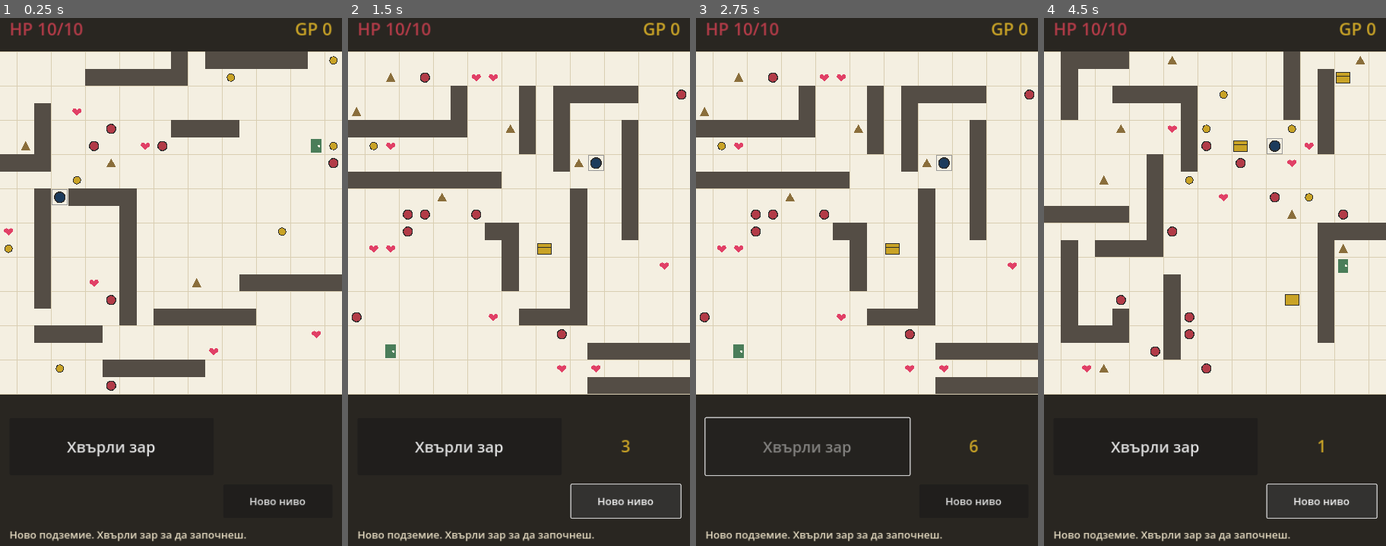
Above: before the commit, frames 1-4 (left to right).
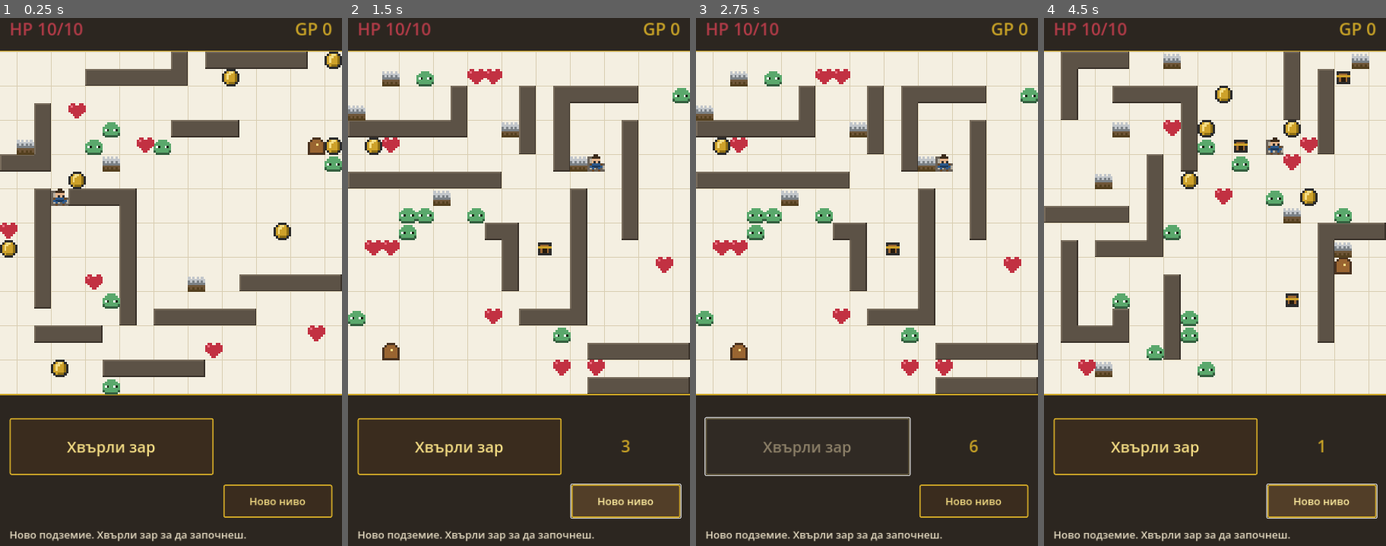
Above: after the commit, the same moments.

Repository: ViliyanSG/paper-dungeon
Game: Godot game, scene res://Main.tscn
The game is run twice, just before and just after one commit, with the same random seed, the same clock (stepped at 60 frames per second) and the same inputs.
Inputs:
- Up to frame 1 (0.25 s): no input
- Up to frame 2 (1.5 s): click "Хвърли зар" at 0.5 s; click "Ново ниво" at 1.25 s
- Up to frame 3 (2.75 s): click "Хвърли зар" at 2 s
- Up to frame 4 (4.5 s): click "Ново ниво" at 2.75 s; click "Хвърли зар" at 3.5 s; click "Ново ниво" at 4.25 s

The runs differ from the first frame. In frame 1, 14% of the frame differs, in the area x 0-100%, y 6-95%; in frame 2, 14%; in frame 3, 7.8%; in frame 4, 15%.

Commit message:
Pixel/fantasy art pass: pixel sprites for all entities + hero/door/stairs, beveled stone walls, framed panels with gold trim, styled buttons
Co-Authored-By: Claude Opus 4.8 <noreply@anthropic.com>

Diff:
--- a/main.gd
+++ b/main.gd
@@ -24,8 +24,33 @@
 const C_BLUE := Color(0.11, 0.23, 0.36)
 const C_GRAY := Color(0.6, 0.6, 0.6)
 const C_TEXT := Color(0.90, 0.86, 0.76)
-const C_WALL := Color(0.33, 0.30, 0.27)
-const C_HEART := Color(0.88, 0.25, 0.40)
+const C_WALL := Color(0.361, 0.322, 0.275)
+const C_WALL_HI := Color(0.471, 0.424, 0.361)
+const C_WALL_LO := Color(0.227, 0.196, 0.165)
+const C_PANEL := Color(0.172, 0.149, 0.125)
+
+# ---- Pixel sprites (8x8 maps + palette) ----
+const SPRITES := {
+	"enemy": ["........", "..GGGG..", ".GGGGGG.", "GGGGGGGG", "GWBGGWBG", "GGGGGGGG", "EGGGGGGE", ".EEEEEE."],
+	"trap": ["........", "m.m.m.m.", "mmmmmmmm", "MmMmMmMm", "MMMMMMMM", "oooooooo", "OoOoOoOo", "OOOOOOOO"],
+	"coin": ["..KKKK..", ".KgyygK.", "KgyyggsK", "KgygggsK", "KgygggsK", "KgggggsK", ".KgsssK.", "..KKKK.."],
+	"heart": [".rr..rr.", "rprrrrrr", "rrrrrrrr", "rrrrrrrr", ".rrrrrr.", "..rrrr..", "...rr...", "........"],
+	"chest": ["........", ".KKKKKK.", ".KwwwwK.", ".gggggg.", ".KwllwK.", ".KwllwK.", ".KKKKKK.", "........"],
+	"player": ["...dd...", "..dddd..", "..ffff..", "..fKfK..", ".buuuub.", ".uUUUUu.", "..u..u..", "..b..b.."],
+	"door": ["..DDDD..", ".DwwwwD.", "DwwwwwwD", "DwwwywwD", "DwwwwwwD", "DwwwwwwD", "DwwwwwwD", "DDDDDDDD"],
+	"stairs": ["........", "QQ......", "QqQQ....", "QqQqQQ..", "QqQqQqQQ", "QqQqQqQq", "QqQqQqQq", "QQQQQQQQ"],
+}
+var SPRITE_PAL := {
+	"K": Color8(43, 43, 43), "g": Color8(205, 161, 42), "y": Color8(244, 221, 132),
+	"s": Color8(143, 111, 20), "r": Color8(194, 49, 66), "p": Color8(236, 111, 128),
+	"G": Color8(90, 168, 108), "E": Color8(53, 96, 64), "B": Color8(22, 33, 15),
+	"W": Color8(255, 255, 255), "n": Color8(233, 227, 209), "m": Color8(194, 198, 202),
+	"M": Color8(123, 129, 134), "o": Color8(111, 86, 56), "O": Color8(84, 64, 31),
+	"w": Color8(154, 101, 49), "l": Color8(36, 26, 14), "d": Color8(58, 42, 26),
+	"f": Color8(227, 180, 140), "u": Color8(46, 90, 140), "U": Color8(29, 58, 92),
+	"b": Color8(107, 74, 42), "D": Color8(74, 51, 32), "q": Color8(184, 176, 160),
+	"Q": Color8(106, 98, 88),
+}
 
 # ---- Game state ----
 var player := {}
@@ -108,8 +133,31 @@
 	b.position = pos
 	b.size = sz
 	b.add_theme_font_size_override("font_size", 32)
+	_style_button(b)
 	parent.add_child(b)
 	return b
+
+
+func _style_button(b: Button) -> void:
+	var sb := StyleBoxFlat.new()
+	sb.bg_color = Color8(58, 44, 30)
+	sb.set_border_width_all(3)
+	sb.border_color = Color8(201, 162, 39)
+	sb.set_corner_radius_all(4)
+	var hover: StyleBoxFlat = sb.duplicate()
+	hover.bg_color = Color8(82, 62, 40)
+	var press: StyleBoxFlat = sb.duplicate()
+	press.bg_color = Color8(40, 30, 20)
+	var dis: StyleBoxFlat = sb.duplicate()
+	dis.bg_color = Color8(48, 42, 36)
+	dis.border_color = Color8(96, 86, 60)
+	b.add_theme_stylebox_override("normal", sb)
+	b.add_theme_stylebox_override("hover", hover)
+	b.add_theme_stylebox_override("pressed", press)
+	b.add_theme_stylebox_override("disabled", dis)
+	b.add_theme_color_override("font_color", Color8(244, 221, 132))
+	b.add_theme_color_override("font_hover_color", Color8(255, 238, 160))
+	b.add_theme_color_override("font_disabled_color", Color8(140, 128, 104))
 
 
 # =====================================================================
@@ -544,19 +592,58 @@
 	return Vector2(c.x * TILE + TILE / 2.0, GRID_TOP + c.y * TILE + TILE / 2.0)
 
 
+func _draw_sprite(sprite_name: String, ctr: Vector2) -> void:
+	var map: Array = SPRITES[sprite_name]
+	var rows := map.size()
+	var cols: int = map[0].length()
+	var px := TILE / float(cols)
+	var ox := ctr.x - cols * px / 2.0
+	var oy := ctr.y - rows * px / 2.0
+	for y in rows:
+		var row: String = map[y]
+		for x in cols:
+			var ch := row[x]
+			if SPRITE_PAL.has(ch):
+				draw_rect(Rect2(ox + x * px, oy + y * px, px + 0.7, px + 0.7), SPRITE_PAL[ch], true)
+
+
 func _draw() -> void:
-	# paper background of the play field
+	var grid_bottom := GRID_TOP + ROWS * TILE
+
+	# framing panels (top + bottom) with gold trim
+	draw_rect(Rect2(0, 0, COLS * TILE, GRID_TOP), C_PANEL, true)
+	draw_rect(Rect2(0, grid_bottom, COLS * TILE, 460), C_PANEL, true)
+
+	# parchment play field
 	draw_rect(Rect2(0, GRID_TOP, COLS * TILE, ROWS * TILE), C_PAPER, true)
 
 	# grid lines
 	for i in range(COLS + 1):
-		draw_line(Vector2(i * TILE, GRID_TOP), Vector2(i * TILE, GRID_TOP + ROWS * TILE), C_LINE, 1.0)
+		draw_line(Vector2(i * TILE, GRID_TOP), Vector2(i * TILE, grid_bottom), C_LINE, 1.0)
 	for j in range(ROWS + 1):
 		draw_line(Vector2(0, GRID_TOP + j * TILE), Vector2(COLS * TILE, GRID_TOP + j * TILE), C_LINE, 1.0)
 
-	# walls (solid blocks — fill whole cell so adjacent walls merge seamlessly)
+	# gold trim around the field
+	draw_rect(Rect2(0, GRID_TOP - 3, COLS * TILE, 3), C_GOLD, true)
+	draw_rect(Rect2(0, grid_bottom, COLS * TILE, 3), C_GOLD, true)
+
+	# walls — stone blocks, beveled only on the outer edge of each wall mass
 	for w in walls:
-		draw_rect(Rect2(w.x * TILE, GRID_TOP + w.y * TILE, TILE, TILE), C_WALL, true)
+		var wx: float = w.x * TILE
+		var wy: float = GRID_TOP + w.y * TILE
+		draw_rect(Rect2(wx, wy, TILE, TILE), C_WALL, true)
+		if not is_wall(w + Vector2i(0, -1)):
+			draw_rect(Rect2(wx, wy, TILE, 3), C_WALL_HI, true)
+		if not is_wall(w + Vector2i(-1, 0)):
+			draw_rect(Rect2(wx, wy, 3, TILE), C_WALL_HI, true)
+		if not is_wall(w + Vector2i(0, 1)):
+			draw_rect(Rect2(wx, wy + TILE - 3, TILE, 3), C_WALL_LO, true)
+		if not is_wall(w + Vector2i(1, 0)):
+			draw_rect(Rect2(wx + TILE - 3, wy, 3, TILE), C_WALL_LO, true)
+
+	# entrance (stairs) + exit (door)
+	_draw_sprite("stairs", cell_center(entrance_cell))
+	_draw_sprite("door", cell_center(exit_cell))
 
 	# travelled pencil line
 	if path.size() >= 2:
@@ -565,71 +652,31 @@
 			pts.append(cell_center(c))
 		draw_polyline(pts, C_INK, 3.0, true)
 
-	# entities
+	# entities (pixel sprites)
 	for e in entities:
 		var ctr := cell_center(e.pos)
 		if not e.alive:
 			_draw_dead(ctr)
-			continue
-		match e.type:
-			"enemy":
-				draw_circle(ctr, TILE * 0.30, C_INK)
-				draw_circle(ctr, TILE * 0.24, C_RED)
-			"trap":
-				var t := TILE * 0.28
-				var tp := PackedVector2Array([
-					ctr + Vector2(0, -t), ctr + Vector2(t, t * 0.85), ctr + Vector2(-t, t * 0.85)])
-				draw_colored_polygon(tp, C_BROWN)
-			"coin":
-				draw_circle(ctr, TILE * 0.22, C_GOLD)
-				draw_arc(ctr, TILE * 0.22, 0, TAU, 18, C_INK, 1.5)
-			"chest":
-				var hw := TILE * 0.40
-				var hh := TILE * 0.32
-				draw_rect(Rect2(ctr.x - hw, ctr.y - hh, hw * 2, hh * 2), C_GOLD, true)
-				draw_rect(Rect2(ctr.x - hw, ctr.y - hh, hw * 2, hh * 2), C_INK, false, 1.5)
-				draw_line(ctr + Vector2(-hw, -hh * 0.25), ctr + Vector2(hw, -hh * 0.25), C_INK, 1.2)
-			"heart":
-				_draw_heart(ctr)
-
-	# entrance + exit
-	draw_rect(Rect2(entrance_cell.x * TILE + 2, GRID_TOP + entrance_cell.y * TILE + 2, TILE - 4, TILE - 4), C_GRAY, false, 2.0)
-	var ec := cell_center(exit_cell)
-	var ew := TILE * 0.30
-	var eh := TILE * 0.40
-	draw_rect(Rect2(ec.x - ew, ec.y - eh, ew * 2, eh * 2), C_GREEN, true)
-	draw_circle(ec + Vector2(ew * 0.5, 0), TILE * 0.07, C_PAPER)
+		else:
+			_draw_sprite(e.type, ctr)
 
 	# movement options (after a roll) — show the full route incl. turns
 	var pc_start := cell_center(player.pos)
 	var opt_r := TILE * 0.40
 	for opt in options:
 		var op_path: Array = option_paths.get(opt, [])
-		var pts := PackedVector2Array()
-		pts.append(pc_start)
+		var pts2 := PackedVector2Array()
+		pts2.append(pc_start)
 		for c in op_path:
-			pts.append(cell_center(c))
-		if pts.size() >= 2:
-			draw_polyline(pts, Color(0.29, 0.49, 0.35, 0.5), 2.0, true)
+			pts2.append(cell_center(c))
+		if pts2.size() >= 2:
+			draw_polyline(pts2, Color(0.29, 0.49, 0.35, 0.5), 2.0, true)
 		var oc := cell_center(opt)
 		draw_circle(oc, opt_r, Color(0.29, 0.49, 0.35, 0.30))
 		draw_arc(oc, opt_r, 0, TAU, 22, C_GREEN, 2.0)
 
-	# player
-	var pc := cell_center(player.pos)
-	draw_circle(pc, TILE * 0.34, C_INK)
-	draw_circle(pc, TILE * 0.27, C_BLUE)
-
-
-func _draw_heart(ctr: Vector2) -> void:
-	var s := TILE * 0.32
-	draw_circle(ctr + Vector2(-s * 0.42, -s * 0.18), s * 0.42, C_HEART)
-	draw_circle(ctr + Vector2(s * 0.42, -s * 0.18), s * 0.42, C_HEART)
-	var tri := PackedVector2Array([
-		ctr + Vector2(-s * 0.78, -s * 0.02),
-		ctr + Vector2(s * 0.78, -s * 0.02),
-		ctr + Vector2(0, s * 0.72)])
-	draw_colored_polygon(tri, C_HEART)
+	# player (hero sprite)
+	_draw_sprite("player", cell_center(player.pos))
 
 
 func _draw_dead(ctr: Vector2) -> void:
